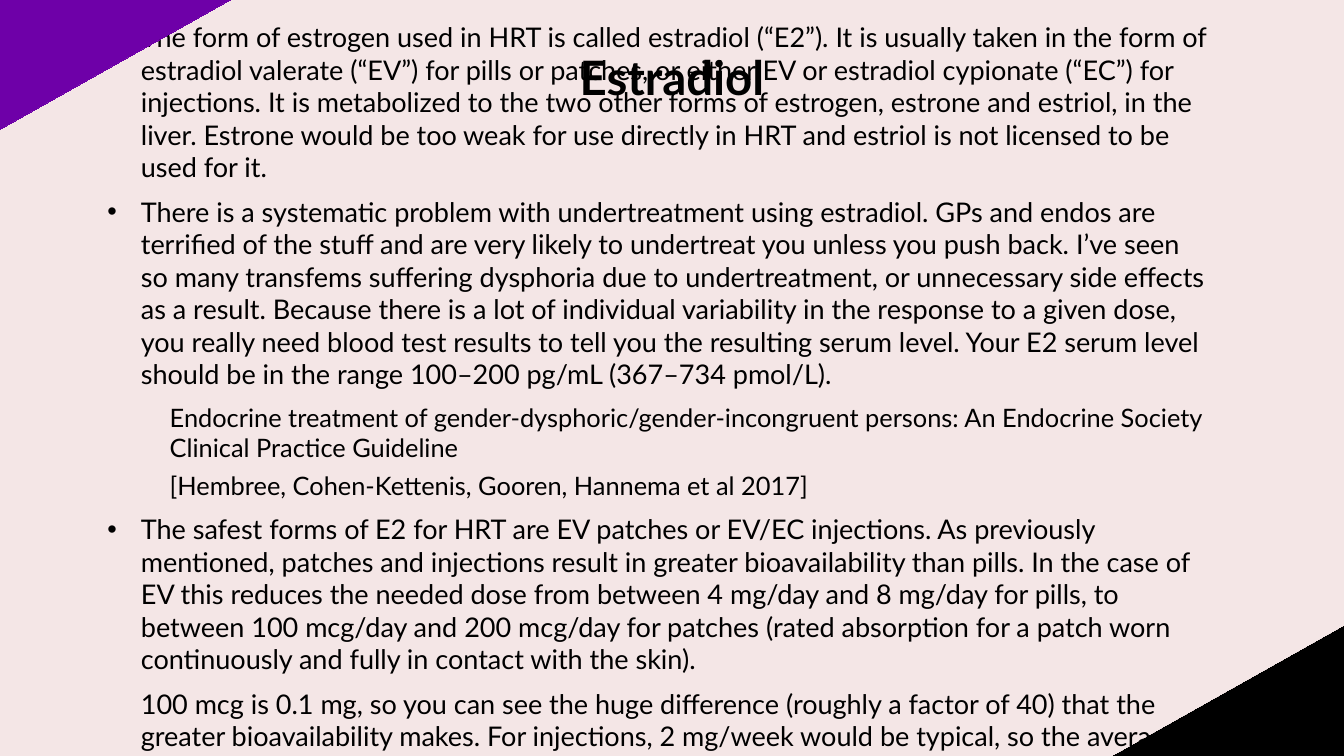
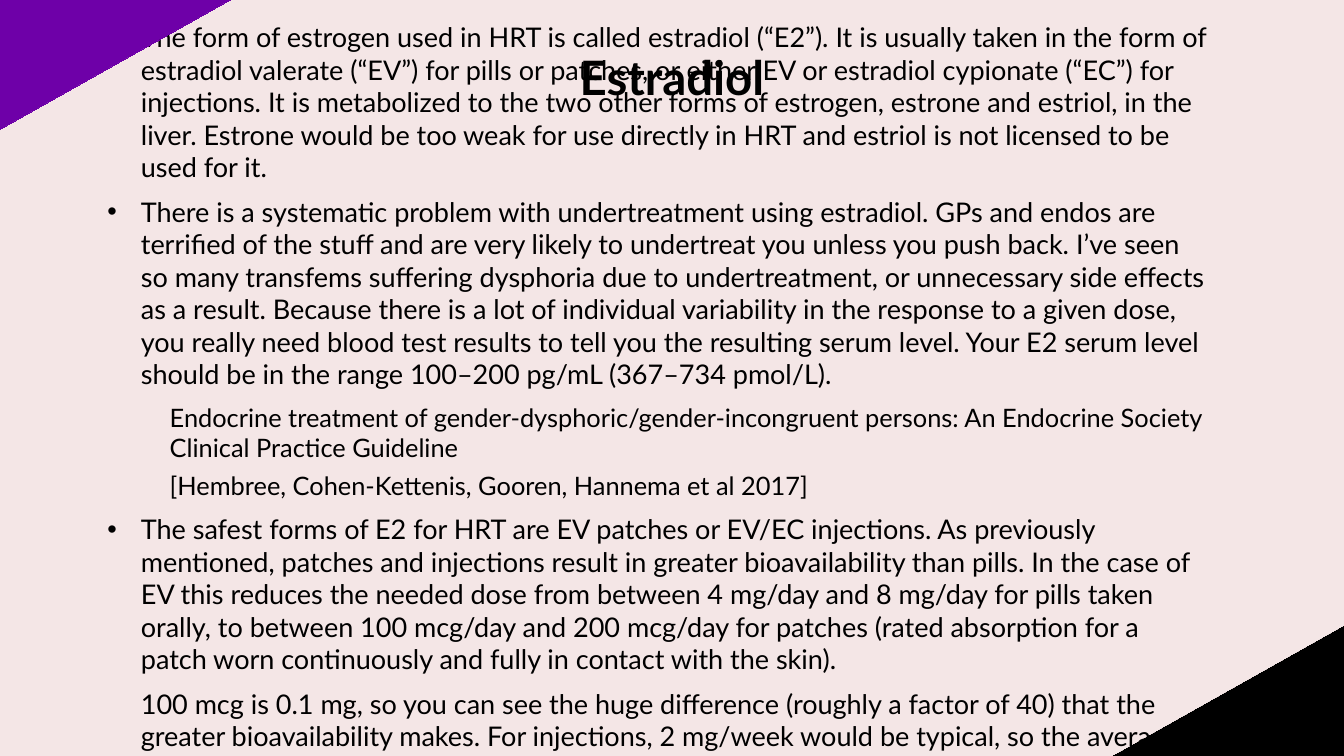
Before and after one commit to daira/transhealth, a slide deck: slide 70 of Chemistry Politics Transphobia.odp. Drawn at 1344x756 pixels with LibreOffice and Linux fonts; fonts in the diff are those of the drawing. Boxes give left, top, right and bottom in pixels: in the first picture for what was removed or moved away, otherwise in the second. Text is boxed around its words. In the diff, an @@ line names an element or a change of style, - is before the commit and + after.

Commit message:
The 4mg-8mg dose for EV used to compare with patches is the oral dose.

```diff
--- a/Chemistry Politics Transphobia.odp
+++ b/Chemistry Politics Transphobia.odp
@@ subtitle at (141, 519, 1190, 674): text changed @@
-• The safest forms of E2 for HRT are EV patches or EV/EC injections. As previously mentioned, patches and injections result in greater bioavailability than pills. In the case of EV this reduces the needed dose from between 4 mg/day and 8 mg/day for pills, to between 100 mcg/day and 200 mcg/day for patches (rated absorption for a patch worn continuously and fully in contact with the skin).
+• The safest forms of E2 for HRT are EV patches or EV/EC injections. As previously mentioned, patches and injections result in greater bioavailability than pills. In the case of EV this reduces the needed dose from between 4 mg/day and 8 mg/day for pills taken orally, to between 100 mcg/day and 200 mcg/day for patches (rated absorption for a patch worn continuously and fully in contact with the skin).
```
Also in this commit, not shown: 1 other file.
